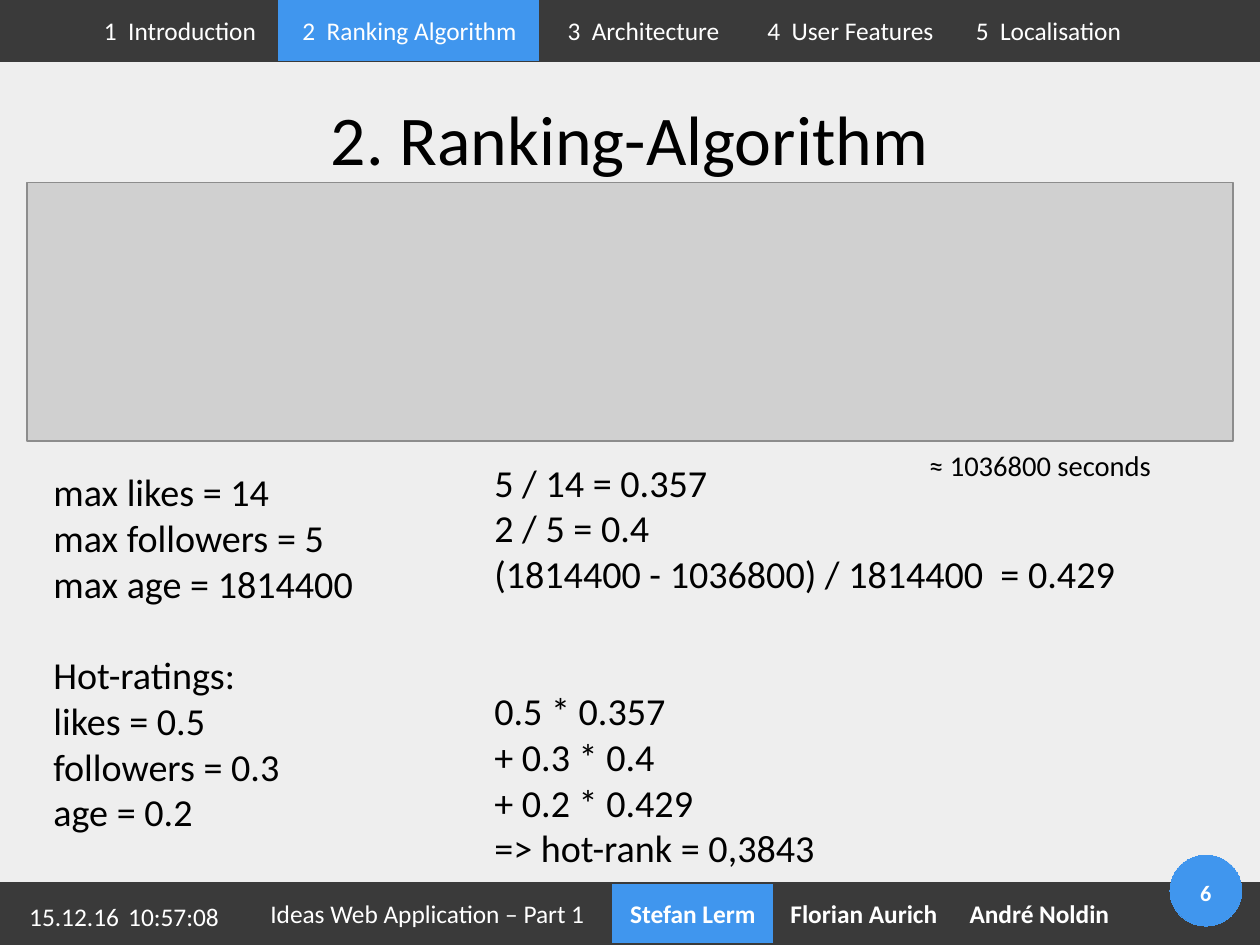
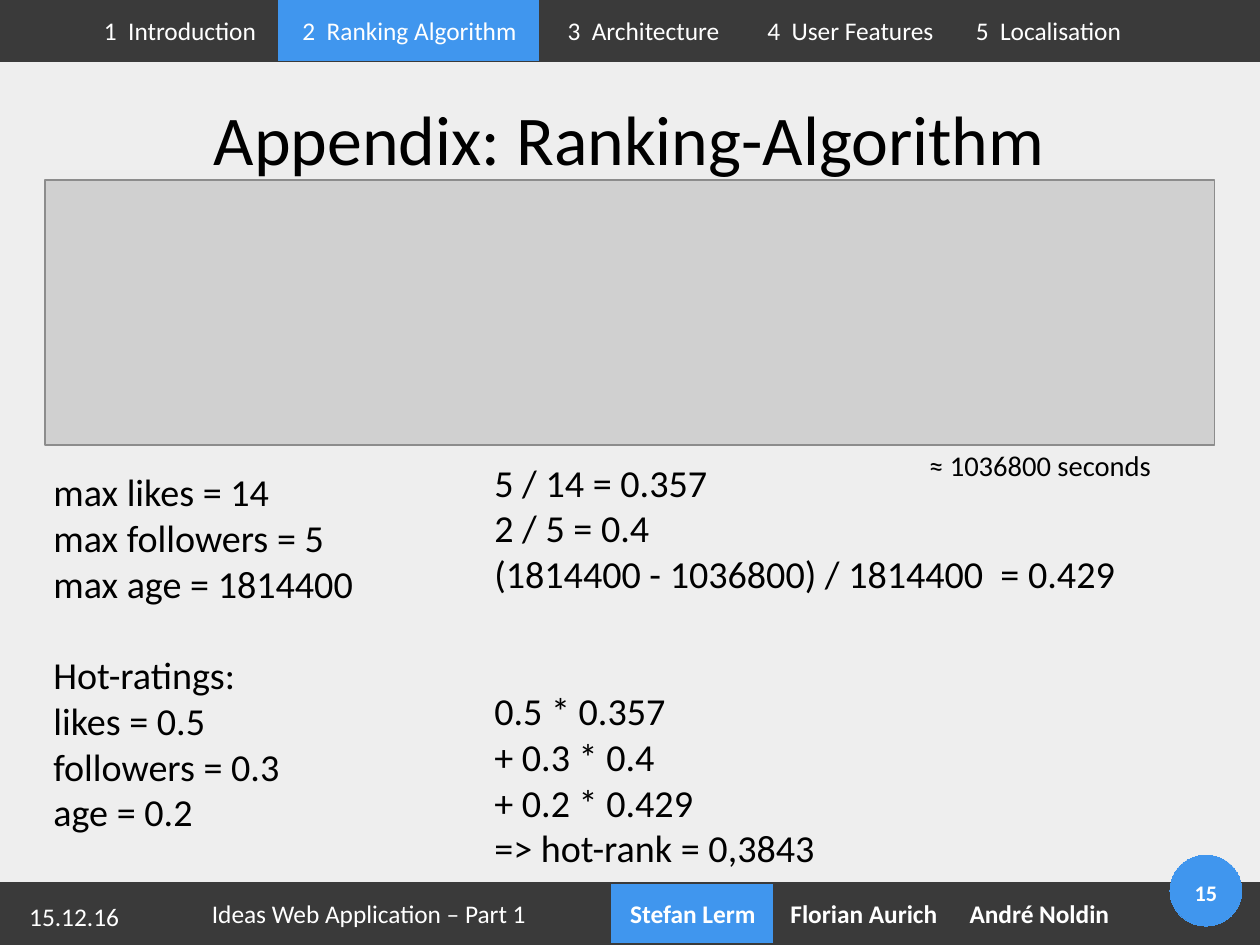
Before and after one commit to Geopras/IdeaWatcher, a slide deck: slide 15 of presentation/part1.odp (slide 6 before the commit). Drawn at 1260x945 pixels with LibreOffice and Linux fonts; fonts in the diff are those of the drawing; grey boxes stand for pictures; background and template pictures are left out. Boxes give left, top, right and bottom in pixels: in the first picture for what was removed or moved away, otherwise in the second. Text is boxed around its words. In the diff, an @@ line names an element or a change of style, - is before the commit and + after.

```diff
--- a/presentation/part1.odp
+++ b/presentation/part1.odp
@@ title at (214, 116, 1044, 181): text changed @@
-2. Ranking-Algorithm
+Appendix: Ranking-Algorithm
@@ picture: place and size @@
-picture at (27, 183, 1234, 441)
+picture at (45, 180, 1215, 445)
@@ rectangle "Ideas Web Application – Part ...": place and size @@
-rectangle "Ideas Web Application – Part ..." at (244, 885, 613, 943)
+rectangle "Ideas Web Application – Part ..." at (184, 885, 553, 943)
@@ page number at (1195, 886, 1218, 901): text changed @@
-6
+15
@@ text removed at (128, 908, 218, 926) @@
-10:57:08
```
Also in this commit, not shown: 13 other slides changed, 1 slide added, 2 other files.
